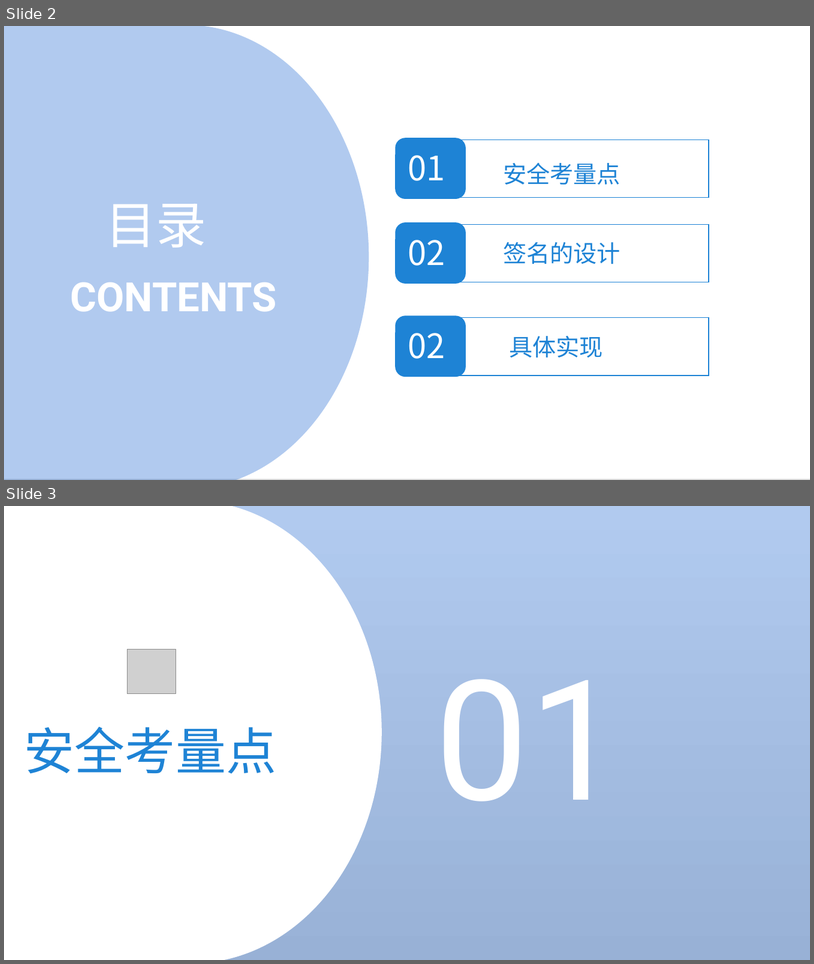
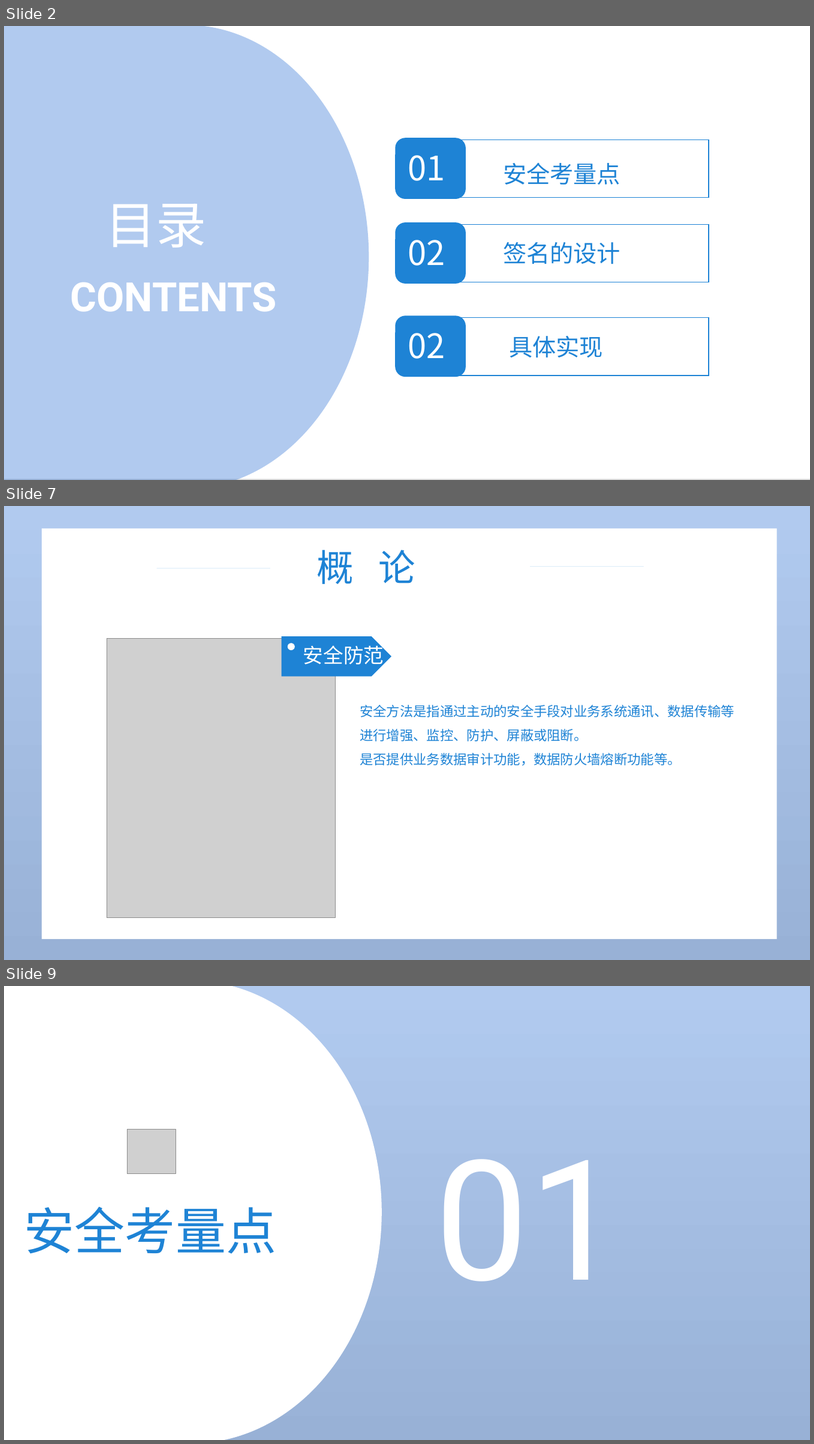
Before and after one commit to taylor840326/blog-vault, a slide deck: _posts/2023/08/开放接口API安全性.pptx. Shown one above the other, each under a label of ours: slides 2 and 3 before the commit, slides 2, 7 and 9 after it; the slides between them are not shown. The pictures are 814x964 and 814x1444 pixels, drawn with LibreOffice and Linux fonts; fonts in the diff are those of the drawing; grey boxes stand for pictures; background and template pictures are left out. Boxes give left, top, right and bottom in pixels: in the first picture for what was removed or moved away, otherwise in the second. Text is boxed around its words. In the diff, an @@ line names an element or a change of style, - is before the commit and + after.

Commit message:
更新接口安全ppt

```diff
--- a/_posts/2023/08/开放接口API安全性.pptx
+++ b/_posts/2023/08/开放接口API安全性.pptx
@@ slide 7 added at [4,506,810,960], background picture (left out); not listed: 1 template element that a slide beside it also shows @@
@@ rectangle added at [42,528,777,939], fill #FFFFFF @@
@@ text added at [317,550,416,584], 44 pt, text #1E83D5 @@
+概 论
@@ line added from (157, 568) to (270, 568), #1E83D5 0.5 pt @@
@@ line added from (644, 567) to (530, 567), #1E83D5 0.5 pt @@
@@ picture added at [107,639,336,918] @@
@@ pentagon arrow added at [282,636,392,676], fill #1E83D5 @@
@@ ellipse added at [288,643,295,650], fill #FFFFFF @@
@@ text added at [303,642,384,669], 24 pt, text #FFFFFF @@
+安全防范
@@ text added at [360,705,735,765], 16 pt, text #1E83D5 @@
+安全方法是指通过主动的安全手段对业务系统通讯、数据传输等进行增强、监控、防护、屏蔽或阻断。
+是否提供业务数据审计功能，数据防火墙熔断功能等。
@@ what was slide 3 is now slide 9 @@
```
Also in this commit, not shown: 2 slides changed, 5 other slides added.
